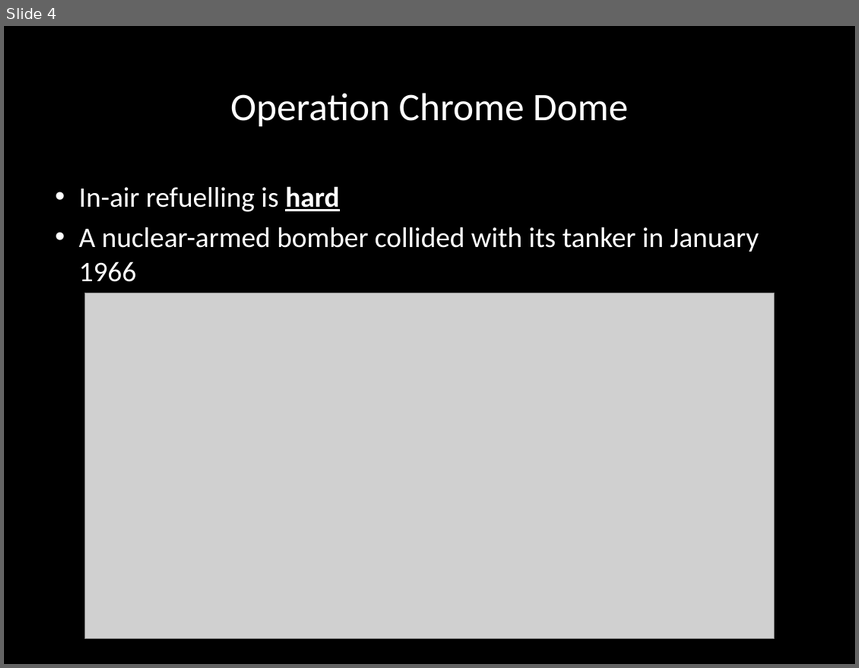
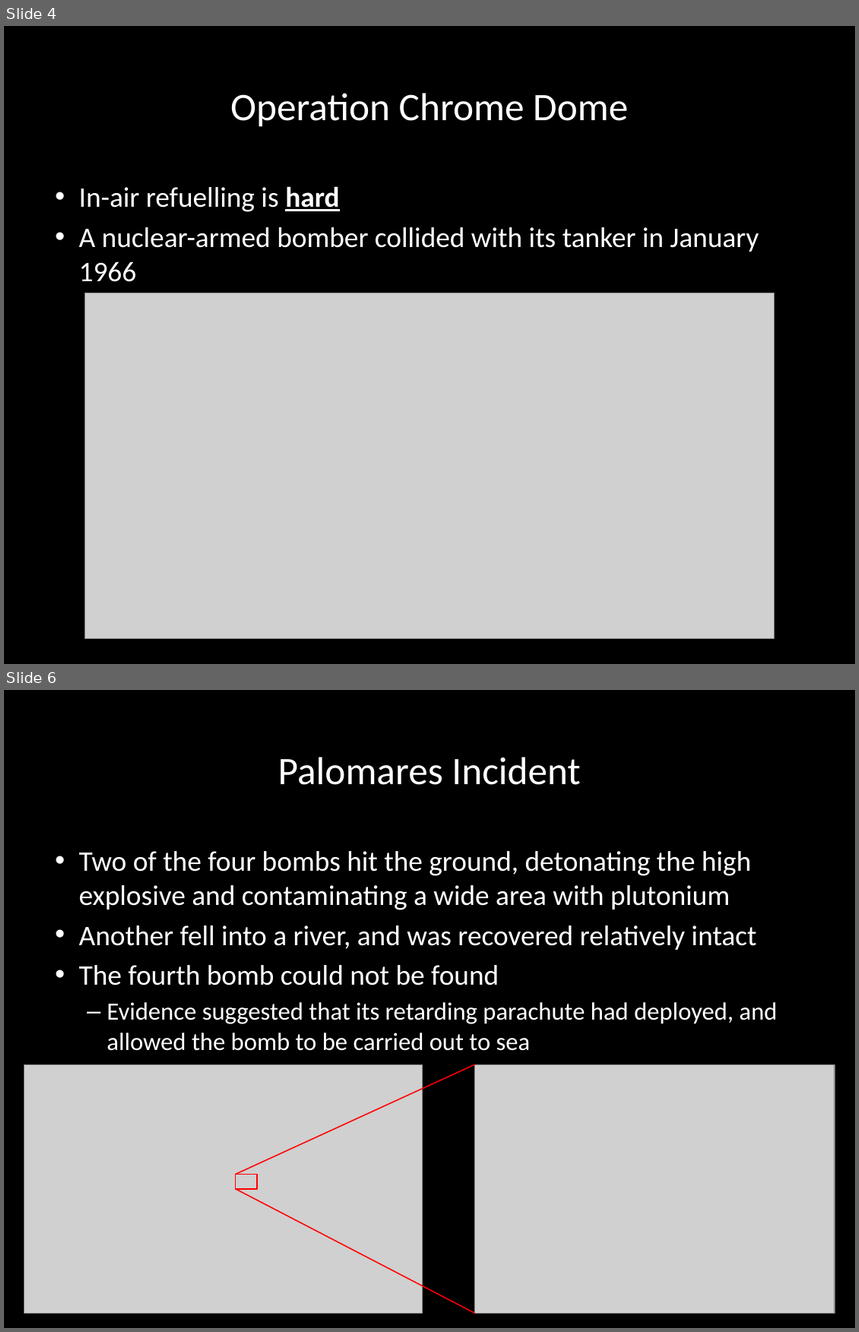
Before and after one commit to carlosgj/FRC-Training, a slide deck: Bayes.pptx. Shown one above the other, each under a label of ours: slide 4 before the commit, slides 4 and 6 after it; the slides between them are not shown. The pictures are 859x668 and 859x1332 pixels, drawn with LibreOffice and Linux fonts; fonts in the diff are those of the drawing; grey boxes stand for pictures; background and template pictures are left out. Boxes give left, top, right and bottom in pixels: in the first picture for what was removed or moved away, otherwise in the second. Text is boxed around its words. In the diff, an @@ line names an element or a change of style, - is before the commit and + after.

```diff
--- a/Bayes.pptx
+++ b/Bayes.pptx
@@ slide 6 added at (x1=4, y1=690, x2=855, y2=1328), background #000000 @@
@@ title added at (x1=278, y1=757, x2=580, y2=785), 33 pt, text #FFFFFF @@
+Palomares Incident
@@ text added at (x1=79, y1=851, x2=778, y2=1051), 24 pt, text #FFFFFF @@
+• Two of the four bombs hit the ground, detonating the high explosive and contaminating a wide area with plutonium
+• Another fell into a river, and was recovered relatively intact
+• The fourth bomb could not be found
+  – Evidence suggested that its retarding parachute had deployed, and allowed the bomb to be carried out to sea
@@ picture added at (x1=25, y1=1065, x2=423, y2=1314) @@
@@ line added from (236, 1174) to (474, 1065), #FF0000 1 pt @@
@@ picture added at (x1=474, y1=1065, x2=835, y2=1313) @@
@@ rectangle added at (x1=236, y1=1174, x2=258, y2=1189), outline #FF0000 1 pt @@
@@ line added from (236, 1189) to (474, 1314), #FF0000 1 pt @@
```
Also in this commit, not shown: 1 slide changed, 4 other files.
